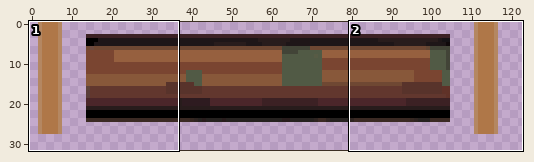
Two versions of one sprite sheet, res/structure/bridge/vertical/bridgePart.png. Above: a wide view before the commit, with the close-up outlined.
Close-up. Earlier state:
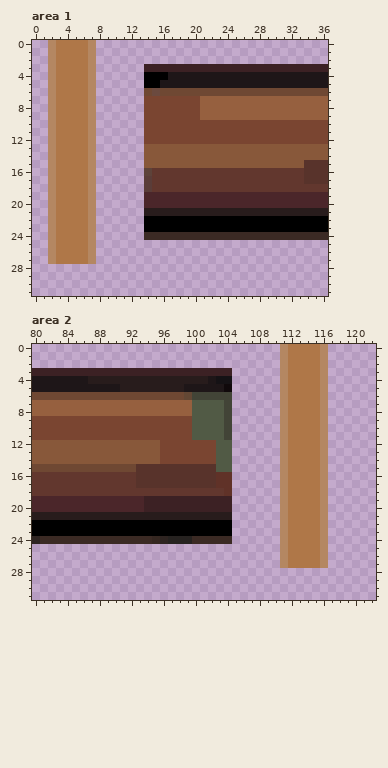
The file is 128x32 pixels. Colours within 5 levels of each other are drawn and written as one. Shown: area 1: x 0..36, y 0..31; area 2: x 80..122, y 0..31. The old version is drawn lined up with the new one. The wide view leaves out empty margins.
Once edited:
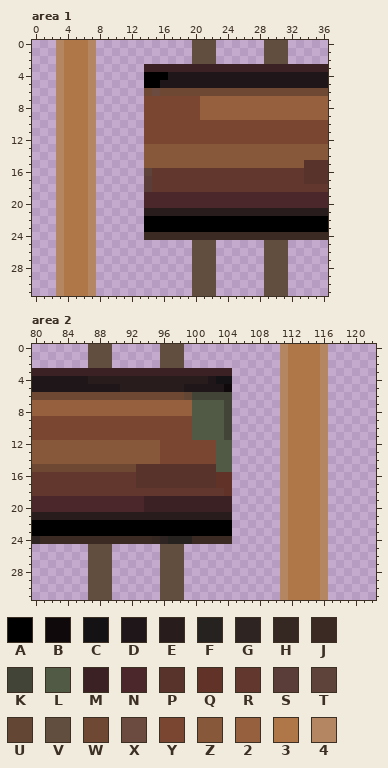
Palette (. is transparent): A #000000  B #10090b  C #151215  D #1e1618  E #281c1c  F #262220  G #2e2421  H #352721  J #3b2a24  K #424437  L #515a45  M #3c2124  N #4b262a  P #58332b  Q #603228  R #62372e  S #5a3d39  T #5d433a  U #634734  V #624e3e  W #6f4833  X #6b4a3f  Y #7a4531  Z #88583a  2 #96603f  3 #af7748  4 #b48762
The exact change:
whole drawing moved by -4,-2 (the old picture is shown already moved)
Area 1:
There is now colour 3 in rows 28 to 31 at x 4 to 6.
There is now colour 4 in rows 28 to 31 at x 3 and 7.
The edit turns colour 3 into colour 4 in rows 0 to 27 at x 3.
There is now colour V in rows 0 to 2 at x 20 to 22 and 29 to 31; in rows 25 to 31 at x 20 to 22 and 29 to 31.
Colour 4 is removed in rows 0 to 27 at x 2.
Area 2:
There is now colour 3 in rows 28 to 31 at x 112 to 115.
There is now colour 4 in rows 28 to 31 at x 111 and 116.
There is now colour V in rows 0 to 2 at x 87 to 89 and 96 to 98; in rows 25 to 31 at x 87 to 89 and 96 to 98.
